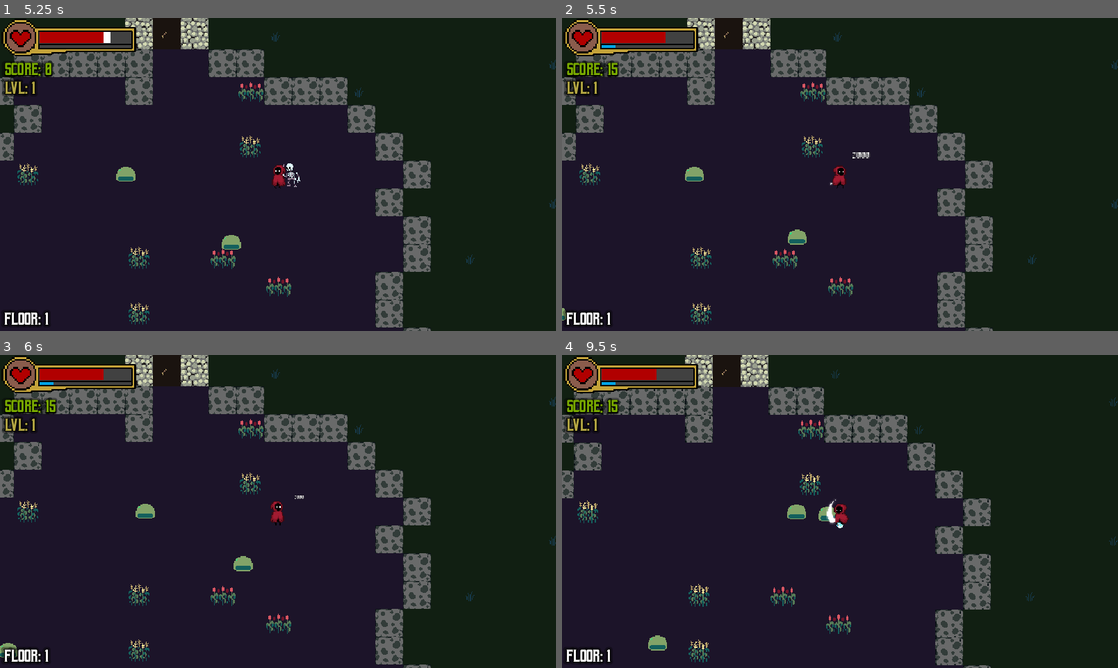
Above: before the commit, frames 1-4 (two rows, left to right).
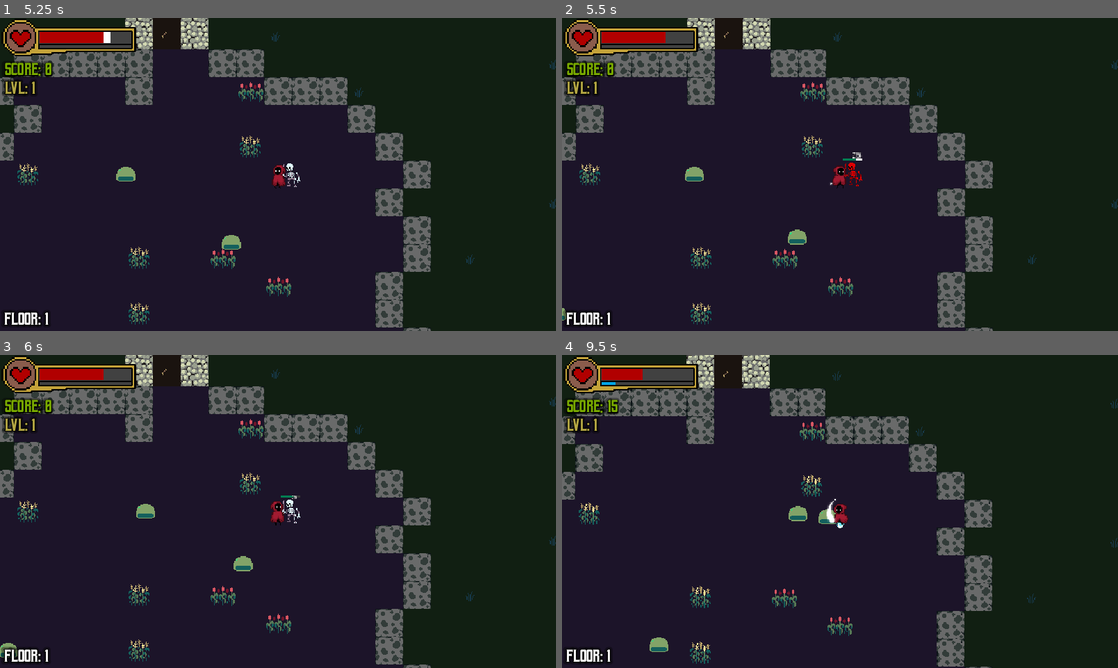
Above: after the commit, the same moments.

Repository: WizardsNStuff/Zealot-of-Wanderlust
Game: Godot game, scene res://Scenes/wizard_game.tscn
The game is run twice, just before and just after one commit, with the same random seed, the same clock (stepped at 60 frames per second) and the same inputs. The engine's default icon, where the game draws it, is replaced by a stand-in: a white triangle on a blue panel in a dark square.
Inputs:
- Up to frame 1 (5.25 s): click "Start" at 0.5 s; tap Enter at 1.25 s; hold Up (attack_up) 1.28-2.78 s; hold Left (attack_left) 2.78-4.28 s; hold Down (attack_down) 4.28-5.03 s; hold Right (attack_right) from 5.03 s (still down)
- Up to frame 2 (5.5 s): keep holding Right (attack_right)
- Up to frame 3 (6 s): release Right (attack_right) at 5.78 s; hold Up (attack_up) from 5.78 s (still down)
- Up to frame 4 (9.5 s): release Up (attack_up) at 6.53 s; hold Right (attack_right) 6.53-8.78 s; hold Down (attack_down) from 8.78 s (still down)

Frame 1 is identical in both runs. In frame 2, 0.2% of the frame differs, in the area x 7-56%, y 8-54%; in frame 3, 0.2%; in frame 4, 6.3%, in the area x 0-100%, y 0-100%.

Commit message:
fixed some minor arrow bugs

Diff:
--- a/zealot-of-wanderlust/Enemy Testing/minotaur.gd
+++ b/zealot-of-wanderlust/Enemy Testing/minotaur.gd
@@ -55,6 +55,8 @@
 			locked_on_player_timer += delta
 		else:
 			makepath()
+			if !NavigationServer2D.map_get_iteration_id(nav_agent.get_navigation_map()):
+				return
 			var direction = global_position.direction_to(nav_agent.get_next_path_position())
 			last_known_dir = to_local(player.global_position).normalized()
 			$RayCast2D.rotation = last_known_dir.angle()
--- a/zealot-of-wanderlust/Scripts/controller.gd
+++ b/zealot-of-wanderlust/Scripts/controller.gd
@@ -1310,39 +1310,6 @@
 
 		var objects : Dictionary = {}
 
-		#closed_chest_object_tile_atlas_position: 0,
-		#open_chest_object_tile_atlas_position: 0,
-		#closed_pot_object_tile_atlas_position: 0,
-		#open_pot_object_tile_atlas_position: 0,
-		#barrel_object_tile_atlas_position: 0,
-		#sack_object_tile_atlas_position: 0,
-		#log_object_tile_atlas_position: 0,
-		#blue_rock_object_tile_atlas_position: 0,
-		#tan_rock_object_tile_atlas_position: 0,
-		#
-		#white_grass_1_object_tile_atlas_position: 0,
-		#white_grass_2_object_tile_atlas_position: 0,
-		#red_tall_grass_object_tile_atlas_position: 0,
-		#leaf_pile_1_object_tile_atlas_position: 0,
-		#leaf_pile_2_object_tile_atlas_position: 0,
-		#tall_grass_object_tile_atlas_position: 0,
-		#white_tall_grass_object_tile_atlas_position: 0,
-		#wheat_object_tile_atlas_position: 0,
-		#corn_object_tile_atlas_position: 0,
-		#roses_object_tile_atlas_position: 0,
-		#red_bush_object_tile_atlas_position : 0,
-		#small_red_grass_object_tile_atlas_position : 0,
-		#tulips_object_tile_atlas_position : 0,
-		#small_orange_grass_object_tile_atlas_position : 0,
-		#small_white_sapling_object_tile_atlas_position : 0,
-		#small_pink_flowers_object_tile_atlas_position : 0,
-		#small_red_mushrooms_object_tile_atlas_position: 0,
-		#big_red_mushroom_object_tile_atlas_position: 0,
-		#bone_pile_1_object_tile_atlas_position: 0,
-		#bone_pile_2_object_tile_atlas_position: 0,
-		#blood_spill_1_object_tile_atlas_position: 0,
-		#blood_spill_2_object_tile_atlas_position: 0
-
 		match room_type:
 			"SKELETONS":
 				floor_tile_pos = proc_gen_data.floor_tilemap_layer.green_floor_tile_atlas_position
@@ -1544,6 +1511,10 @@
 	var player_pos = player.global_position
 	player_pos = Vector2(player_pos.x, player_pos.y * -1)
 	var door_pos = proc_gen_data.next_door_position
+	if door_pos == null:
+		view.toggle_arrow(false)
+		showing_arrow = false
+		return
 	door_pos = Vector2(door_pos.x, door_pos.y * -1)
 
 	var direction_to_door = player_pos.direction_to(door_pos)
@@ -1558,7 +1529,6 @@
 	if game_loaded && proc_gen_data.dungeon_created:
 		handle_input(delta)
 
-		player.damage = 2000
 		# don't process anything if paused
 		if get_tree().paused: return
 
--- a/zealot-of-wanderlust/Scripts/view.gd
+++ b/zealot-of-wanderlust/Scripts/view.gd
@@ -118,6 +118,8 @@
 	pause_menu_node.hide()
 
 func exit_to_main_menu() -> void:
+	toggle_arrow(false)
+	controller.showing_arrow = false
 	controller.unload_game()
 	if model.in_tutorial:
 		controller.stop_tutorial()
